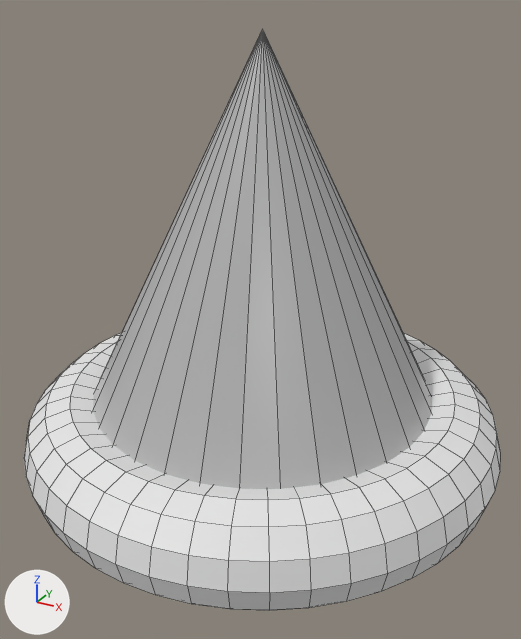
The FBX model Assets/3D Models/SpikeMagenta.fbx as it was, and as the next commit left it.
The view is the same before and after, from a camera (50 mm lens) standing at (0.163, -0.299, 0.211) and looking at (0.004, -0.009, 0.066). The axes (+X, +Y, +Z) are drawn at lower left. The lights are the same throughout. Mesh edges are drawn as thin lines. Where no turn or scale is listed for an object, it has been applied to the vertices.

The first picture shows 'Ring', 'Spike'.
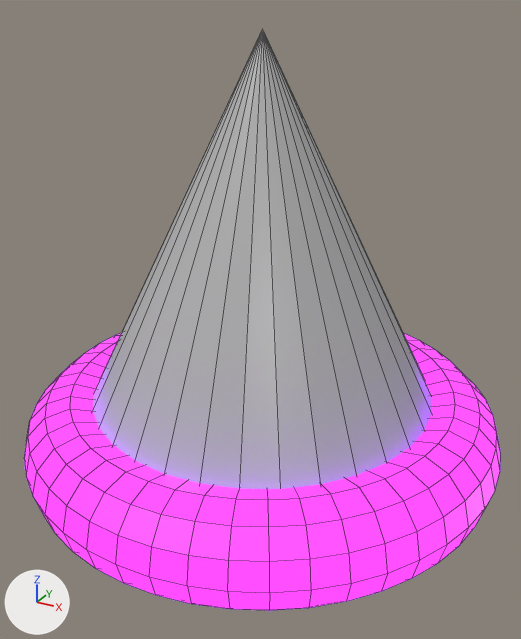
Pixel boxes [x1, y1, x2, y2] of what changed, in the pictures (521 x 639 px):
'Ring', recoloured, surface changed
    both: [24, 333, 501, 610]

The change in detail:
Material 'Neon' (mat_neon) changes colour from white #e7e7e7 to black #000000; in linear values from (0.8, 0.8, 0.8) to (0.0, 0.0, 0.0).
In material 'Neon' (mat_neon), emission_strength is now set to 3.0.
In material 'Neon' (mat_neon), emission_color is now set to (0.356, 0.0212, 1.0), purple #a128ff.
